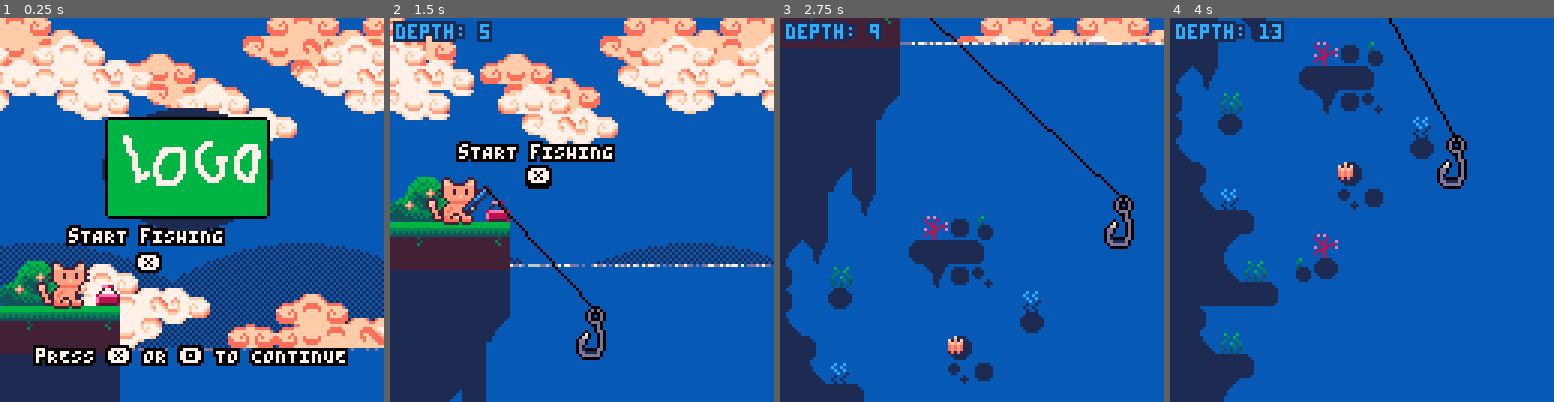
Above: before the commit, frames 1-4 (left to right).
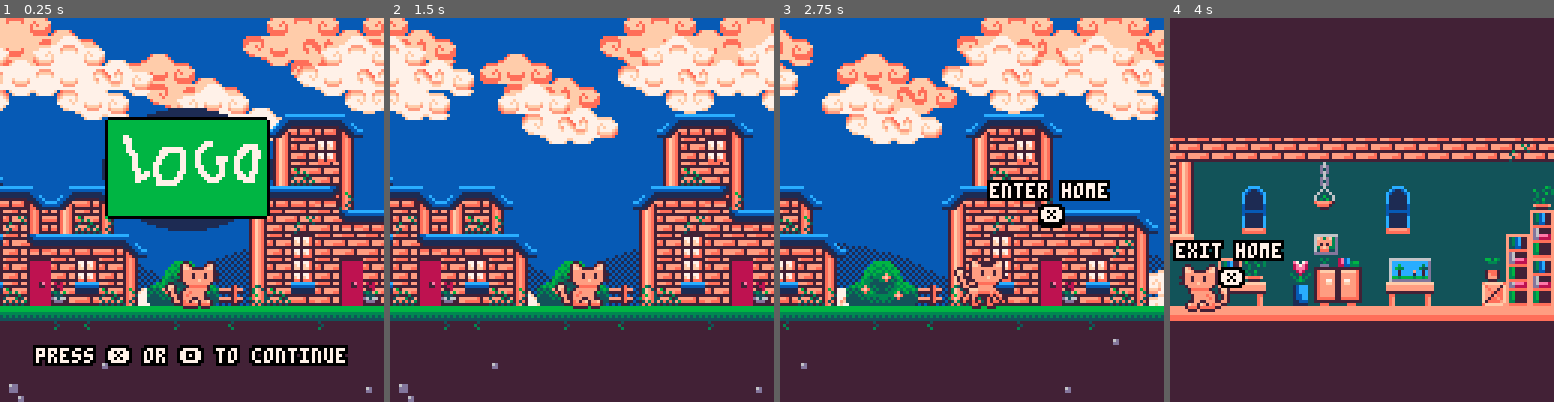
Above: after the commit, the same moments.

Repository: alexhlocke/AlexKotaFirstCart
Game: PICO-8 cartridge main_cart.p8
Two runs of this game, one before a commit and one after it. Both use one fixed random seed, a clock stepped at 60 frames per second and the inputs below.
Inputs:
- Up to frame 1 (0.25 s): no input
- Up to frame 2 (1.5 s): tap X (X key) at 0.33, 1.07 s; tap O (Z key) at 0.7 s
- Up to frame 3 (2.75 s): hold Right 1.6-2.1 s; tap O (Z key) at 1.7, 2.1, 2.5 s; tap X (X key) at 1.85 s; hold Up 2.15-2.42 s; hold Right from 2.47 s (still down)
- Up to frame 4 (4 s): tap O (Z key) at 2.9, 3.3, 3.7 s; tap X (X key) at 2.97 s; release Right at 3.03 s; hold Left 3.08-3.58 s; hold Down 3.63-3.97 s

The runs differ from the first frame. In frame 1, 45% of the frame differs, in the area x 0-100%, y 25-100%; in frame 2, 54%; in frame 3, 76%; in frame 4, 99%, in the area x 0-100%, y 0-100%.

Commit message:
Added music to main cart

Diff:
--- a/main_cart.p8
+++ b/main_cart.p8
@@ -277,7 +277,7 @@
  ovalfill(cx+34,cy+30,cx+90,cy+70,1)
  osspr(0,0,96,53,37,cx+36,34,53,37)
 
- bprint_cent("pRESS ❎ OR 🅾️ TO CONTINUE",cam.x+60,cam.y+110,15,0)
+ bprint_cent("press ❎ or 🅾️ to continue",cam.x+60,cam.y+110,15,0)
 end
 
 function draw_background()
@@ -313,51 +313,51 @@
 function init_fish()
  --default scale = 2
  --1x1 fish
- make_fish("mOSS sLUG"
+ make_fish("moss slug"
   ,135,1,1,2,{{6,3},{5,2},{4,1}})
- make_fish("sTROMATEIDAE"
+ make_fish("stromateidae"
   ,136,1,1,2)
- make_fish("dARWIN fISH"
+ make_fish("darwin fish"
   ,137,1,1,2)
- make_fish("oMEGA fISH"
+ make_fish("omega fish"
   ,138,1,1,2)
- make_fish("gREENBACK"
+ make_fish("greenback"
   ,139,1,1,2)
- make_fish("sHAD"
+ make_fish("shad"
   ,152,1,1,2)
- make_fish("pINKTAIL"
+ make_fish("pinktail"
   ,153,1,1,2,{{8,2},{9,3},{2,8},{3,9}})
- make_fish("sHRIMP"
+ make_fish("shrimp"
   ,154,1,1,1,{{12,3},{11,2},{10,4}})
- make_fish("jUMBO sHRIMP"
+ make_fish("jumbo shrimp"
   ,154,1,1,3,{{12,3},{11,2},{10,4}})
- make_fish("pENNON"
+ make_fish("pennon"
   ,155,1,1,2)
- make_fish("pUFFERFISH"
+ make_fish("pufferfish"
   ,151,1,1,2)
- make_fish("sEAPONY"
+ make_fish("seapony"
   ,134,1,1,2)
 
  --1x2 fish
- make_fish("aXOLITTLE"
+ make_fish("axolittle"
   ,168,2,1,2)
- make_fish("tROUT"
+ make_fish("trout"
   ,184,2,1,2)
 
  --2x2 fish
- make_fish("sOLFISH"
+ make_fish("solfish"
   ,170,2,2,2)
- make_fish("sPADE"
+ make_fish("spade"
   ,172,2,2,2)
- make_fish("aMGLER"
+ make_fish("amgler"
   ,174,2,2,2,{{6,15},{5,15},{4,15},{1,14},{7,13},{11,0},{12,15}})
 
  --xl fish
- make_fish("sWORDFISH"
+ make_fish("swordfish"
   ,140,4,2,3,{{3,9},{2,8},{1,7}})
- make_fish("hAMMERHEAD"
+ make_fish("hammerhead"
   ,164,4,2,3,{})
- make_fish("gIANT sQUID"
+ make_fish("giant squid"
   ,160,4,2,3,{})
 
 
@@ -396,7 +396,7 @@
 
 function draw_fish_got(fish)
  --debugging shiny
- fish=find_fish("jUMBO sHRIMP")
+ fish=find_fish("jumbo shrimp")
  fish.shiny=true
 
  --get fish h and w
@@ -438,9 +438,9 @@
  rp()
 
  --print fish info
- bprint_cent("fISH cAUGHT:",cam.x+63,cam.y+90,15,0)
+ bprint_cent("fish caught:",cam.x+63,cam.y+90,15,0)
  if(fish.shiny)then
-  bprint_cent("sHINY",cam.x+63,cam.y+98,10,0)
+  bprint_cent("shiny",cam.x+63,cam.y+98,10,0)
   bprint_cent(fish.name,cam.x+63,cam.y+105,3,0)
  else
   bprint_cent(fish.name,cam.x+63,cam.y+98,3,0)
@@ -611,7 +611,7 @@
 walkframe=0
 
 player={
-  x=400
+  x=250
  ,y=81
  ,default_y=81
  ,speed=1
@@ -1075,21 +1075,21 @@
 function init_interactables()
  --overworld doors
  add_interactable(288,55,328,100
-  ,"eNTER hOME"
+  ,"enter home"
   ,function()
     tp(528,int_y-20,512,128)
     set_player_limits(513,752)
    end
   ,"home door")
  add_interactable(184,55,224,100
-  ,"eNTER sHOP"
+  ,"enter shop"
   ,function()
     tp(144,int_y-20,128,128)
     set_player_limits(129,368)
    end
   ,"shop door")
  add_interactable(38,55,88,100
-  ,"eNTER aQUARIUM"
+  ,"enter aquarium"
   ,function()
     tp(784,int_y-20,768,128)
     set_player_limits(769,1008)
@@ -1098,21 +1098,21 @@
 
  --interior exits
  add_interactable(128,203,168,256
-  ,"eXIT sHOP"
+  ,"exit shop"
   ,function()
     tp(198,default_y,128,0)
     set_player_limits()
    end
   ,"shop exit")
  add_interactable(512,203,552,256
-  ,"eXIT hOME"
+  ,"exit home"
   ,function()
     tp(302,default_y,128,0)
     set_player_limits()
    end
   ,"home exit")
  add_interactable(768,203,808,256
-  ,"eXIT aQUARIUM"
+  ,"exit aquarium"
   ,function()
     tp(61,default_y,0,0)
     set_player_limits()
@@ -1121,7 +1121,7 @@
 
  --fishing
  add_interactable(407,70,460,100
-  ,"sTART fISHING"
+  ,"start fishing"
   ,function()start_fishing()end
   ,"fishing zone")
 end
Not shown, changed: the music (__music__) section of main_cart.p8
Not shown, changed: the sound effects (__sfx__) section of main_cart.p8
